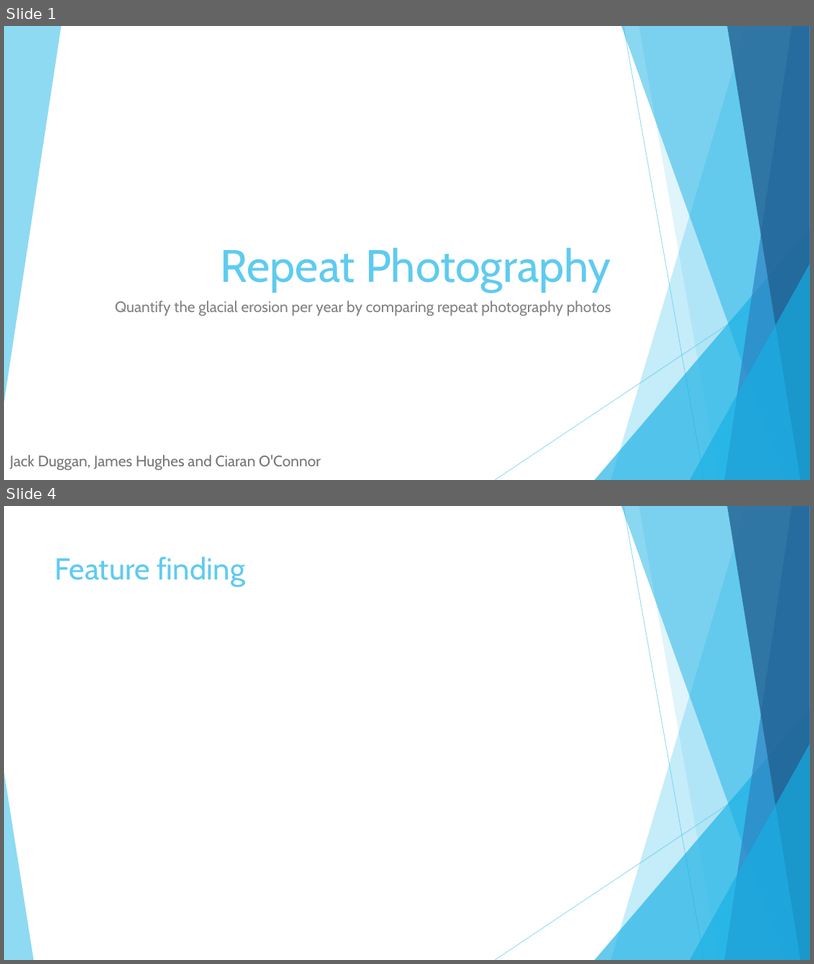
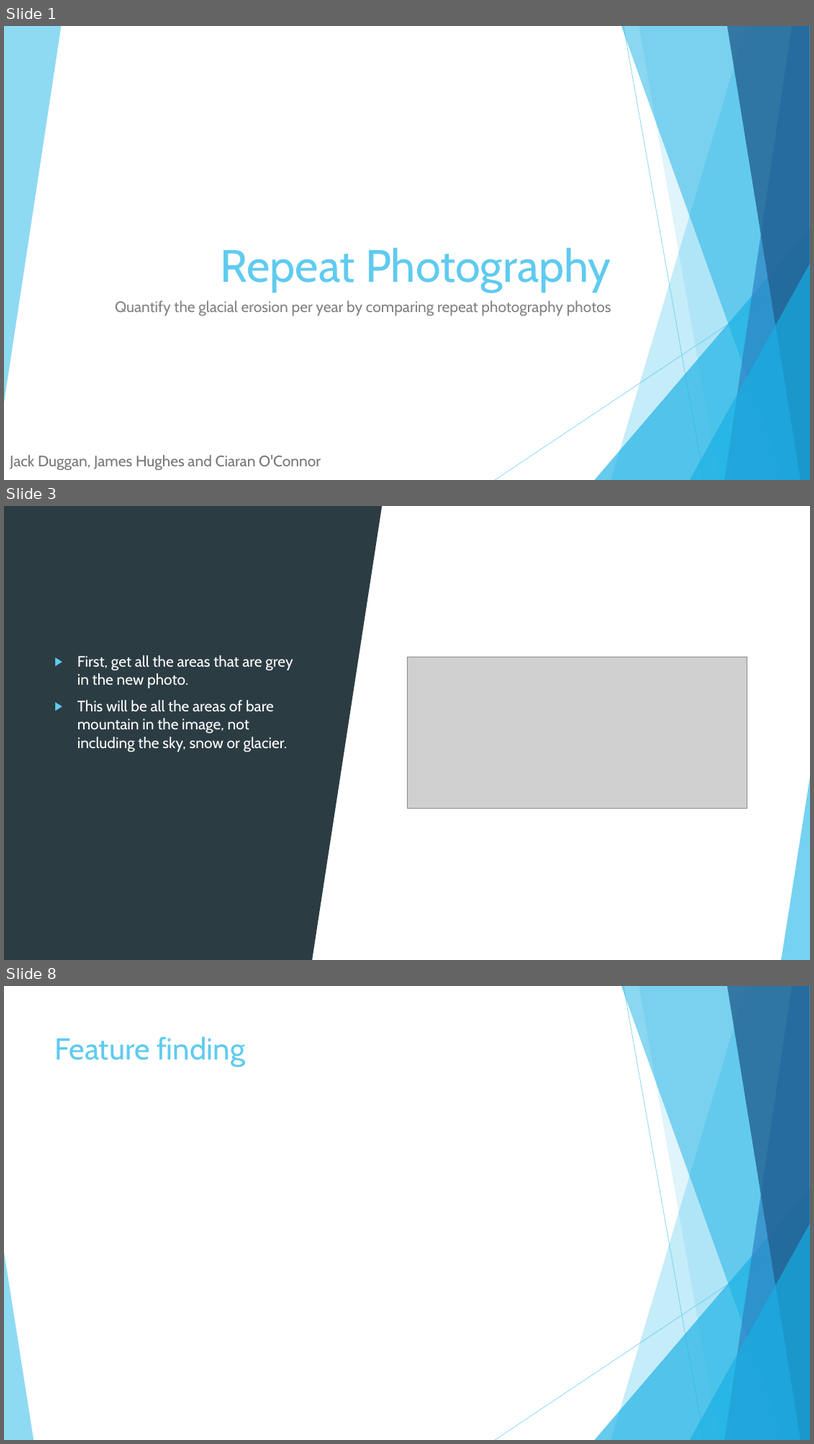
Before and after one commit to UNIpope/gla, a slide deck: Repeat Photography.pptx. Shown one above the other, each under a label of ours: slides 1 and 4 before the commit, slides 1, 3 and 8 after it; the slides between them are not shown. The pictures are 814x964 and 814x1444 pixels, drawn with LibreOffice and Linux fonts; fonts in the diff are those of the drawing; grey boxes stand for pictures. Boxes give left, top, right and bottom in pixels: in the first picture for what was removed or moved away, otherwise in the second. Text is boxed around its words. In the diff, an @@ line names an element or a change of style, - is before the commit and + after.

```diff
--- a/Repeat Photography.pptx
+++ b/Repeat Photography.pptx
@@ slide 3 added at (x1=4, y1=506, x2=810, y2=960), background #FFFFFF; not listed: 10 template elements that a slide beside it also shows @@
@@ rectangle added at (x1=4, y1=506, x2=810, y2=960), fill #FFFFFF @@
@@ rectangle added at (x1=4, y1=506, x2=313, y2=960), fill #2C3C43 @@
@@ triangle added at (x1=313, y1=506, x2=383, y2=960), fill #2C3C43 @@
@@ text added at (x1=77, y1=655, x2=293, y2=752), 18 pt, text #FFFFFF @@
+▶ First, get all the areas that are grey in the new photo.
+▶ This will be all the areas of bare mountain in the image, not including the sky, snow or glacier.
@@ picture added at (x1=407, y1=656, x2=748, y2=808) @@
@@ triangle added at (x1=782, y1=772, x2=810, y2=960), fill #5FCBEF at 85% opacity @@
@@ what was slide 4 is now slide 8 @@
```
Also in this commit, not shown: 4 other slides added, 1 slide removed.
